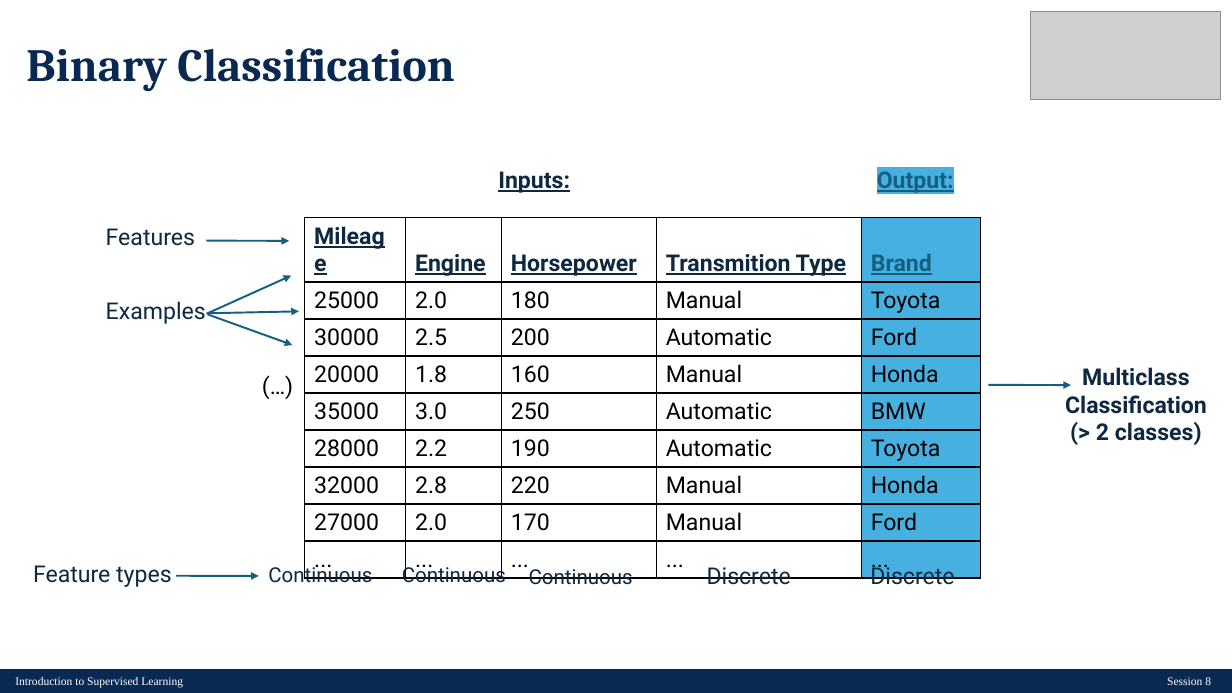
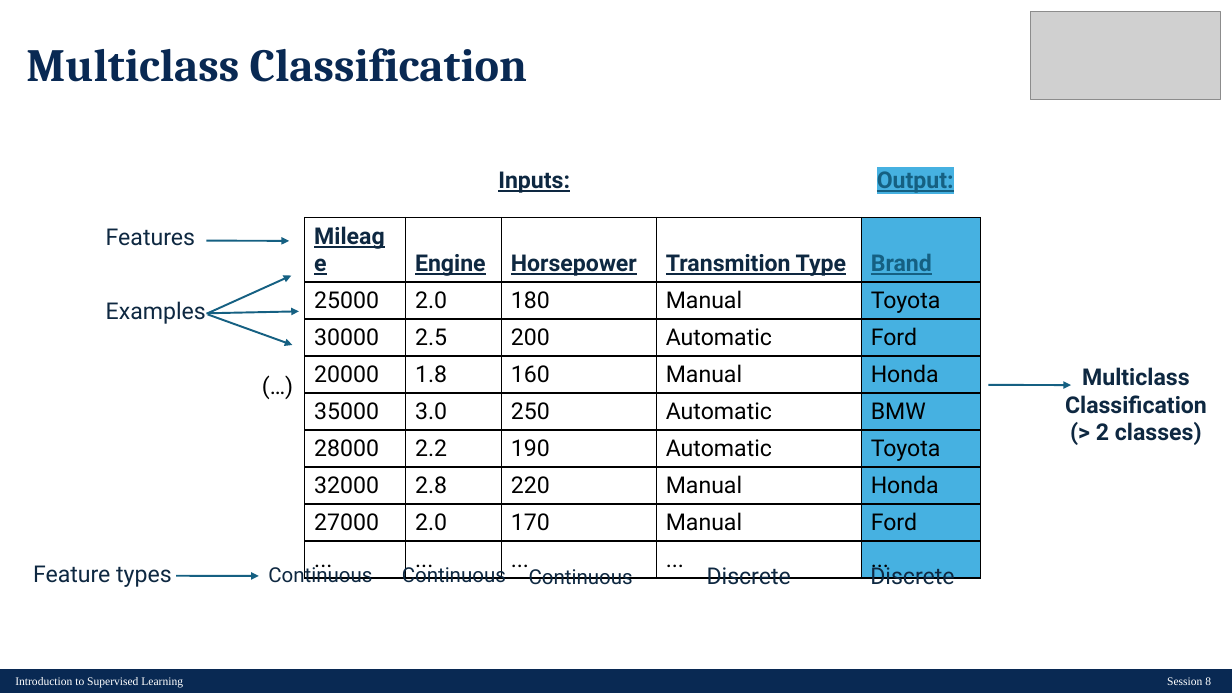
Before and after one commit to makee5/ML_ADS, a slide deck: slide 6 of materials/session8/T/ML-Session8-T.pptx. Drawn at 1232x693 pixels with LibreOffice and Linux fonts; fonts in the diff are those of the drawing; grey boxes stand for pictures. Boxes give left, top, right and bottom in pixels: in the first picture for what was removed or moved away, otherwise in the second. Text is boxed around its words. In the diff, an @@ line names an element or a change of style, - is before the commit and + after.

Commit message:
[FIX] typos on session 8 T slides

```diff
--- a/materials/session8/T/ML-Session8-T.pptx
+++ b/materials/session8/T/ML-Session8-T.pptx
@@ title at [26, 48, 527, 82]: text changed @@
-Binary Classification
+Multiclass Classification
```
Also in this commit, not shown: 2 other slides changed, 1 other file.
